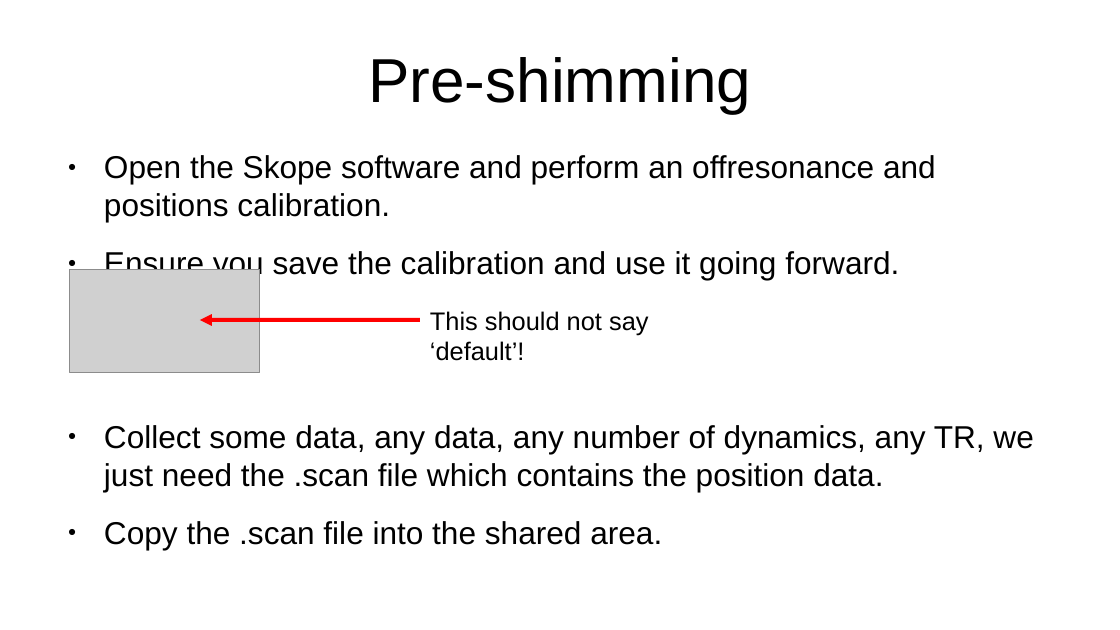
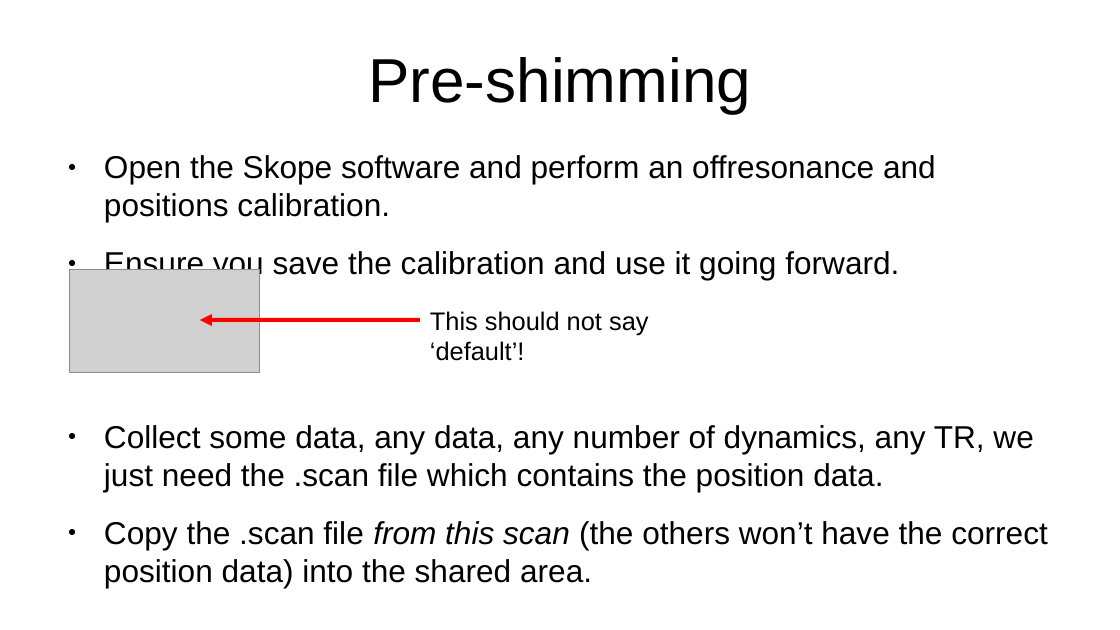
Before and after one commit to seventeenmagpie/skope-mrshim, a slide deck: slide 15 of shimmer/docs/user_guide_with_images.odp. Drawn at 1120x630 pixels with LibreOffice and Linux fonts; fonts in the diff are those of the drawing; grey boxes stand for pictures. Boxes give left, top, right and bottom in pixels: in the first picture for what was removed or moved away, otherwise in the second. Text is boxed around its words. In the diff, an @@ line names an element or a change of style, - is before the commit and + after.

```diff
--- a/shimmer/docs/user_guide_with_images.odp
+++ b/shimmer/docs/user_guide_with_images.odp
@@ text at (104, 521, 1048, 588): text changed @@
-● Copy the .scan file into the shared area.
+● Copy the .scan file from this scan (the others won’t have the correct position data) into the shared area.
```
Also in this commit, not shown: 6 other slides changed, 1 slide added, 6 other files.
